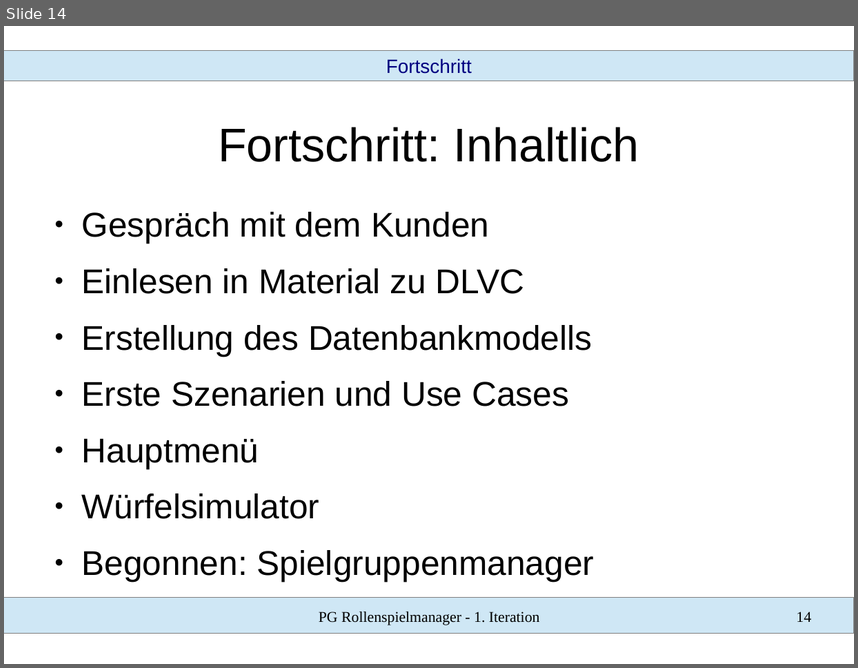
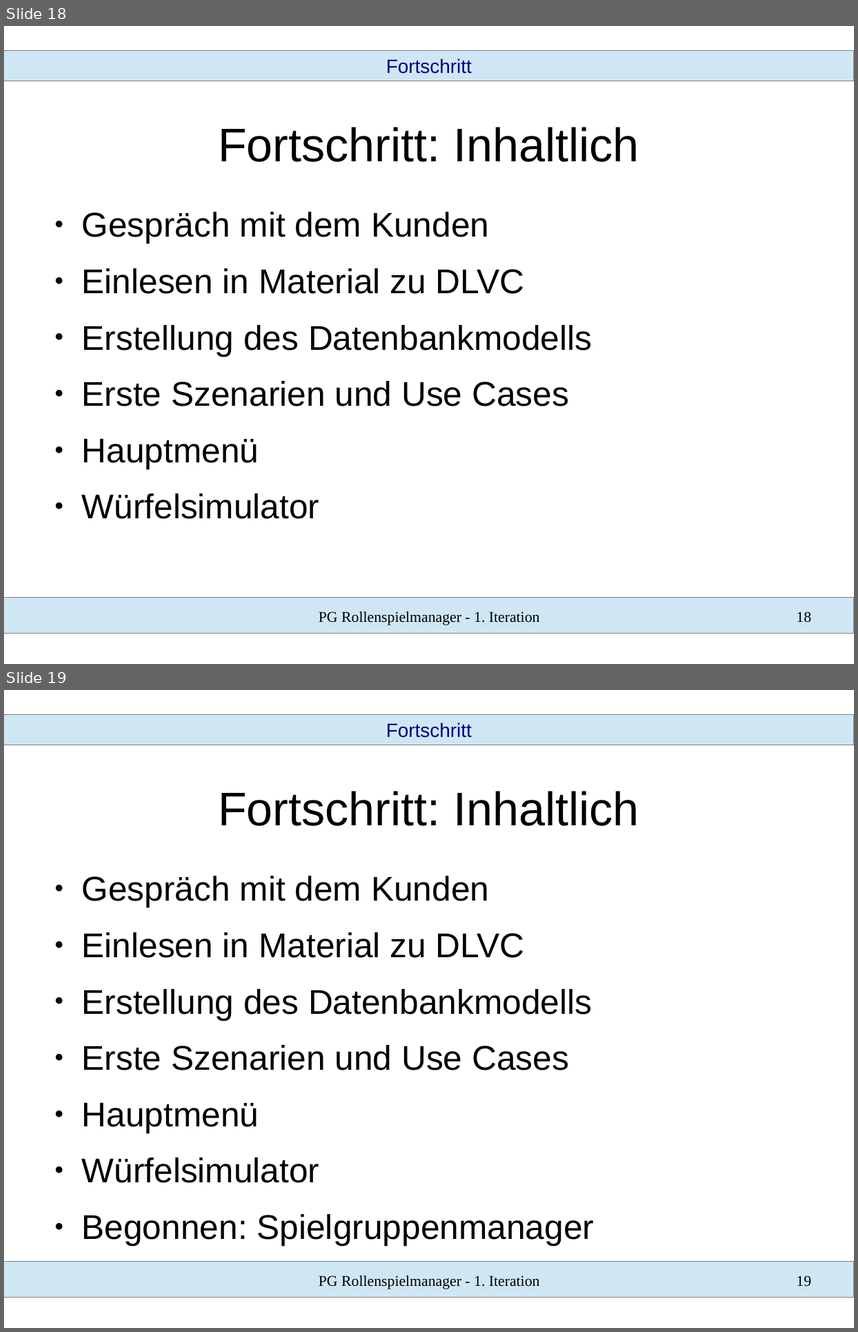
Before and after one commit to SWT-Projektgruppe-2015/Rollenspielmanager, a slide deck: Dokumente/01 Iteration/vortrag.odp. Shown one above the other, each under a label of ours: slide 14 before the commit, slides 18 and 19 after it. The pictures are 858x668 and 858x1332 pixels, drawn with LibreOffice and Linux fonts; fonts in the diff are those of the drawing. Boxes give left, top, right and bottom in pixels: in the first picture for what was removed or moved away, otherwise in the second. Text is boxed around its words. In the diff, an @@ line names an element or a change of style, - is before the commit and + after.

```diff
--- a/Dokumente/01 Iteration/vortrag.odp
+++ b/Dokumente/01 Iteration/vortrag.odp
@@ slide 18 added at <box>4,26,854,664</box>, background #FFFFFF; not listed: 2 template elements that a slide beside it also shows @@
@@ text added at <box>386,58,472,74</box>, 18 pt, text #000080 @@
+Fortschritt
@@ title added at <box>218,127,639,162</box>, 44 pt, text #000000 @@
+Fortschritt: Inhaltlich
@@ text added at <box>82,212,592,519</box>, 32 pt, text #000000 @@
+● Gespräch mit dem Kunden
+● Einlesen in Material zu DLVC
+● Erstellung des Datenbankmodells
+● Erste Szenarien und Use Cases
+● Hauptmenü
+● Würfelsimulator
@@ text added at <box>319,611,540,625</box>, 14 pt, text #000000 @@
+PG Rollenspielmanager - 1. Iteration
@@ page number added at <box>796,611,811,622</box>, 14 pt, text #000000 @@
+18
@@ what was slide 14 is now slide 19 @@
@@ page number at <box>796,1275,811,1286</box>: text changed @@
-14
+19
```
Also in this commit, not shown: 4 slides changed, 10 other slides added, 1 other file.
